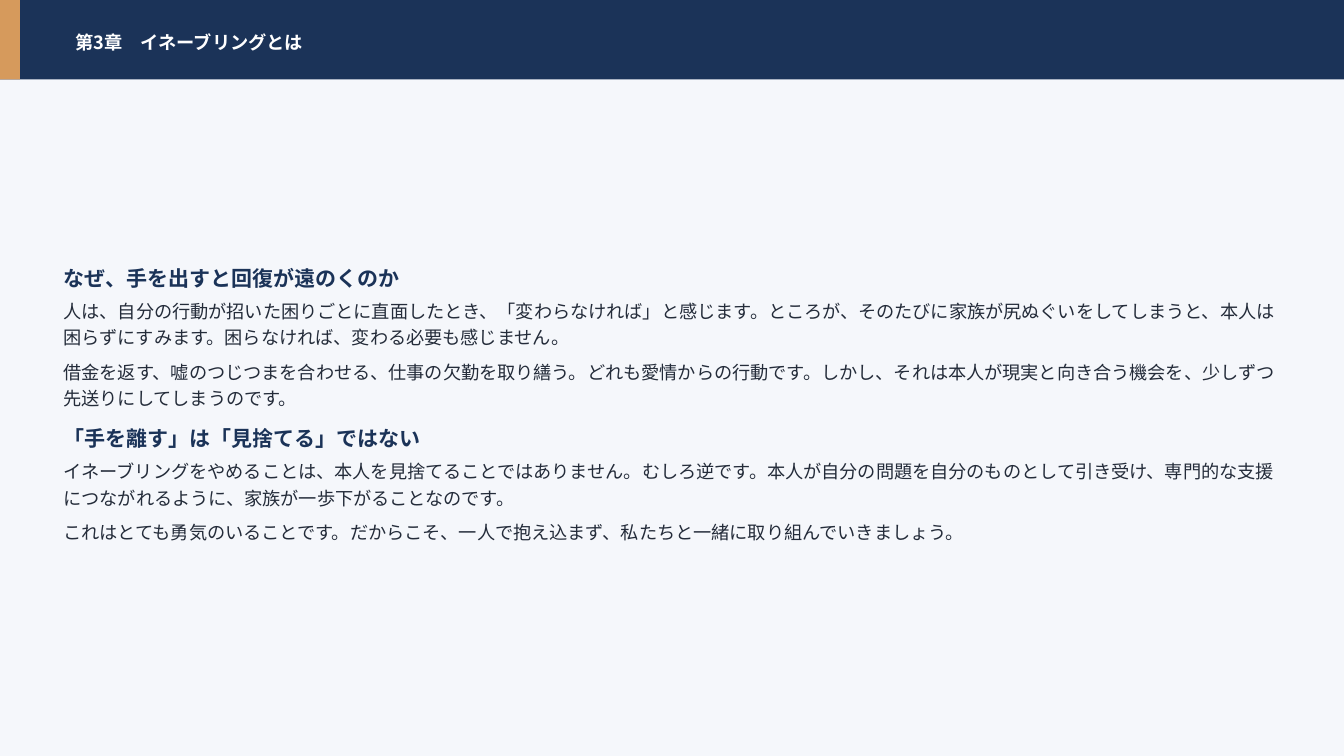
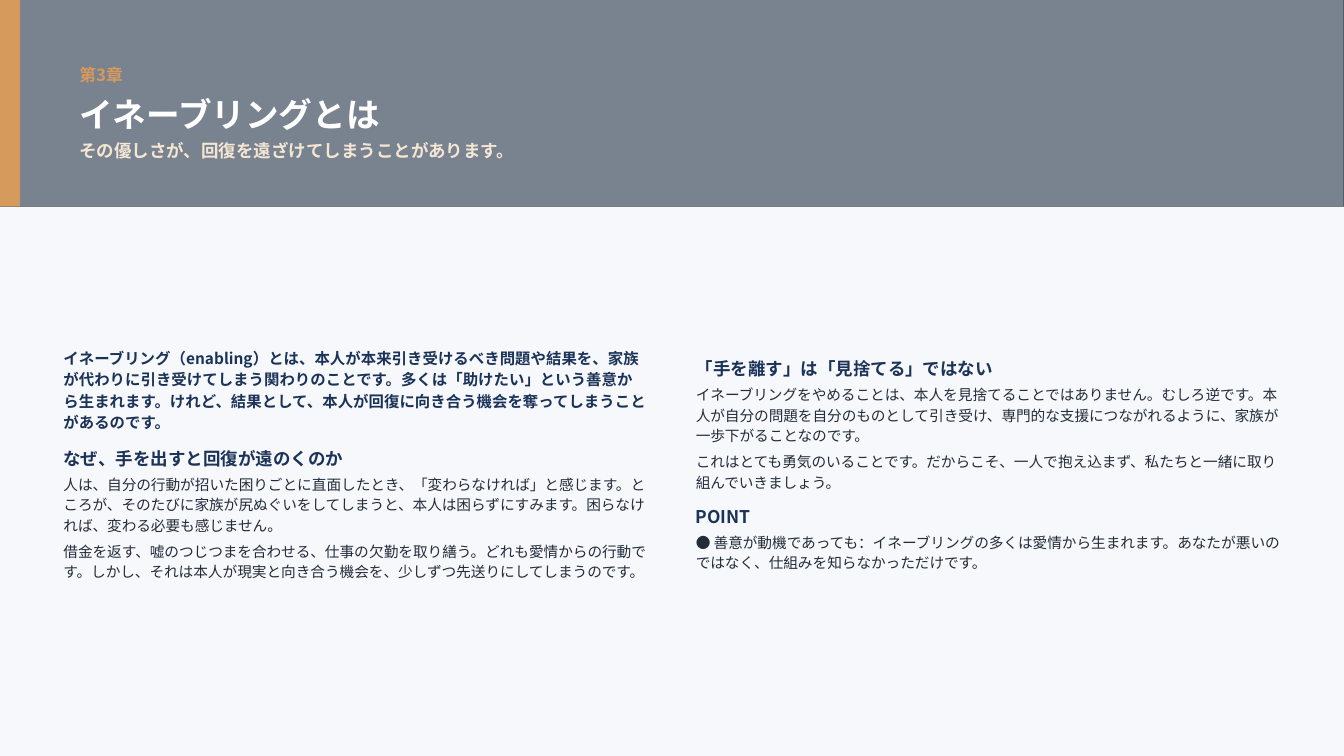
Before and after one commit to hiderock84-sys/darca, a slide deck: slide 9 of public/manual.pptx (slide 20 before the commit). Drawn at 1344x756 pixels with LibreOffice and Linux fonts; fonts in the diff are those of the drawing; grey boxes stand for pictures. Boxes give left, top, right and bottom in pixels: in the first picture for what was removed or moved away, otherwise in the second. Text is boxed around its words. In the diff, an @@ line names an element or a change of style, - is before the commit and + after.

```diff
--- a/public/manual.pptx
+++ b/public/manual.pptx
@@ rectangle at <box>0,0,1344,756</box>: fill #F5F7FB to #F6F8FB @@
@@ rectangle: place and size @@
-rectangle at <box>0,0,20,80</box>
+rectangle at <box>0,0,20,207</box>
@@ rectangle: place and size @@
-rectangle at <box>0,0,1344,80</box>
+rectangle at <box>0,0,1344,207</box>
@@ rectangle at <box>0,0,1344,207</box>: fill #1B3358 to #142744 at 46% opacity @@
@@ picture added at <box>0,0,1344,207</box> @@
@@ text at <box>79,67,514,159</box>: text changed; size 13 to 12.5 pt; text colour #FFFFFF to #F3E7D4 @@
-第3章 イネーブリングとは
+第3章
+イネーブリングとは
+その優しさが、回復を遠ざけてしまうことがあります。
@@ text "イネーブリング（enabling）とは、本人が本来引き受けるべき問題や結果を、家族が代わりに引き受けてしまう関わりのこと ...": place and size @@
-text "イネーブリング（enabling）とは、本人が本来引き受けるべき問題や結果を、家族が代わりに引き受けてしまう関わりのこと ..." at <box>63,268,1274,541</box>
+text "イネーブリング（enabling）とは、本人が本来引き受けるべき問題や結果を、家族が代わりに引き受けてしまう関わりのこと ..." at <box>63,351,646,578</box>
@@ text at <box>63,351,645,429</box>: paragraph added @@
+イネーブリング（enabling）とは、本人が本来引き受けるべき問題や結果を、家族が代わりに引き受けてしまう関わりのことです。多くは「助けたい」という善意から生まれます。けれど、結果として、本人が回復に向き合う機会を奪ってしまうことがあるのです。
@@ text added at <box>696,360,1280,569</box>, 10.5 pt, text #242C3A @@
+「手を離す」は「見捨てる」ではない
+イネーブリングをやめることは、本人を見捨てることではありません。むしろ逆です。本人が自分の問題を自分のものとして引き受け、専門的な支援につながれるように、家族が一歩下がることなのです。
+これはとても勇気のいることです。だからこそ、一人で抱え込まず、私たちと一緒に取り組んでいきましょう。
+POINT
+● 善意が動機であっても：イネーブリングの多くは愛情から生まれます。あなたが悪いのではなく、仕組みを知らなかっただけです。
@@ text at <box>63,428,1273,541</box>: paragraphs removed @@
-「手を離す」は「見捨てる」ではない
-イネーブリングをやめることは、本人を見捨てることではありません。むしろ逆です。本人が自分の問題を自分のものとして引き受け、専門的な支援につながれるように、家族が一歩下がることなのです。
-これはとても勇気のいることです。だからこそ、一人で抱え込まず、私たちと一緒に取り組んでいきましょう。
@@ text at <box>63,450,646,578</box>: size 15 to 12.5 pt in "なぜ、手を出すと回復が遠のくのか"; size 13 to 10.5 pt in "人は、自分の行動が招いた困りごとに直面したとき、「変わらなければ」と感じます。ところが、そのたびに家族が尻ぬぐいをしてし ...", "借金を返す、嘘のつじつまを合わせる、仕事の欠勤を取り繕う。どれも愛情からの行動です。しかし、それは本人が現実と向き合う機 ..."; line spacing 1.2 to 1.16; more space between paragraphs; less space between paragraphs @@
```
Also in this commit, not shown: 31 other slides changed, 49 slides removed, 1 other file.
